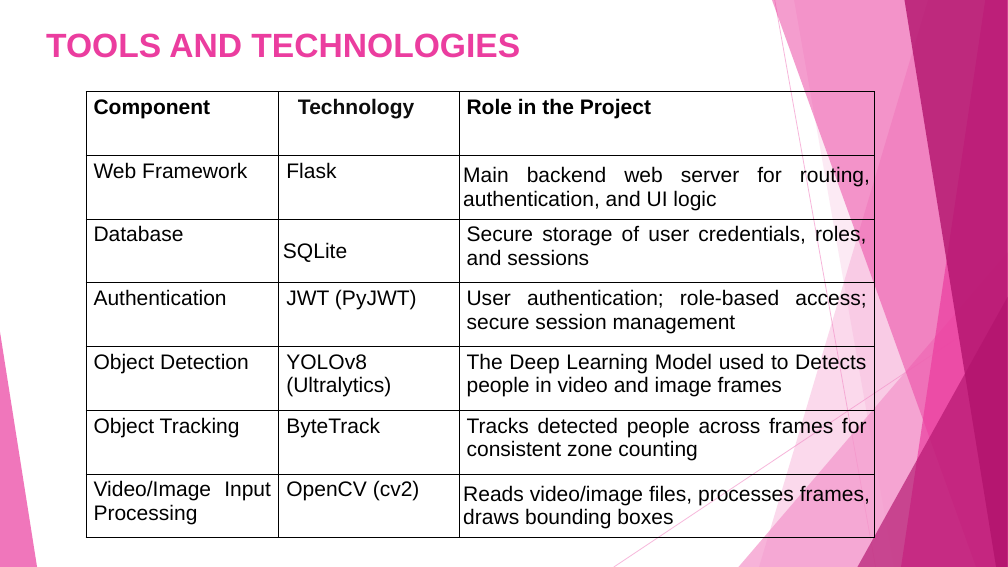
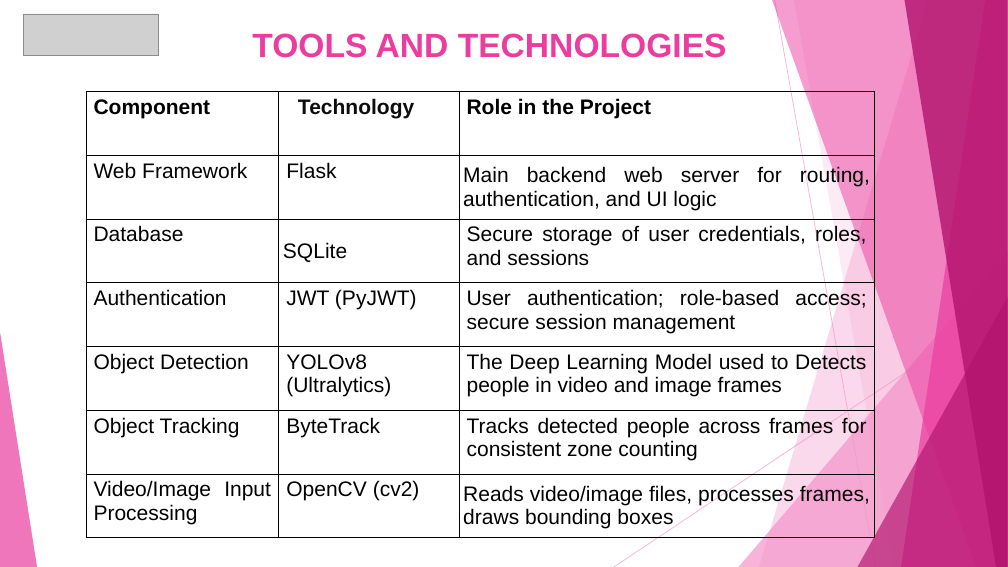
Before and after one commit to ShantaAngadageri/Infosys_Crowdcount_October2025_Shanta_Angadageri, a slide deck: slide 7 of crowd_count_ppt (2).pptx. Drawn at 1008x567 pixels with LibreOffice and Linux fonts; fonts in the diff are those of the drawing; grey boxes stand for pictures. Boxes give left, top, right and bottom in pixels: in the first picture for what was removed or moved away, otherwise in the second. Text is boxed around its words. In the diff, an @@ line names an element or a change of style, - is before the commit and + after.

```diff
--- a/crowd_count_ppt (2).pptx
+++ b/crowd_count_ppt (2).pptx
@@ picture added at (23, 14, 159, 55) @@
@@ title "TOOLS AND TECHNOLOGIES" at (252, 33, 727, 58): alignment left to centre @@
```
Also in this commit, not shown: 16 other slides changed, 1 slide removed, 1 other file.
